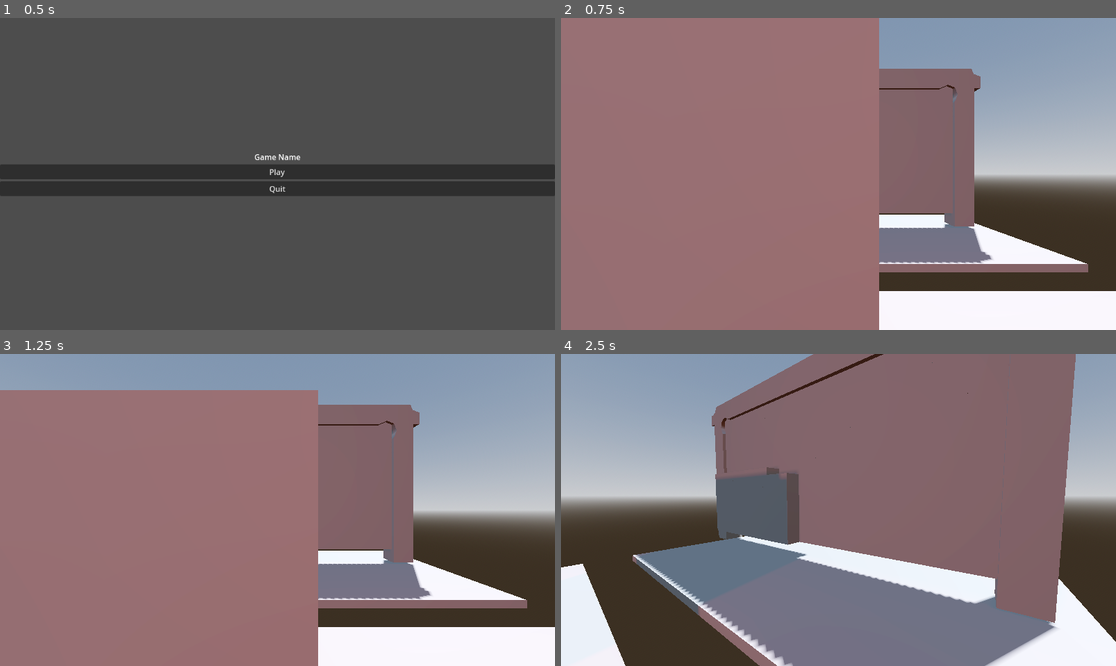
Above: before the commit, frames 1-4 (two rows, left to right).
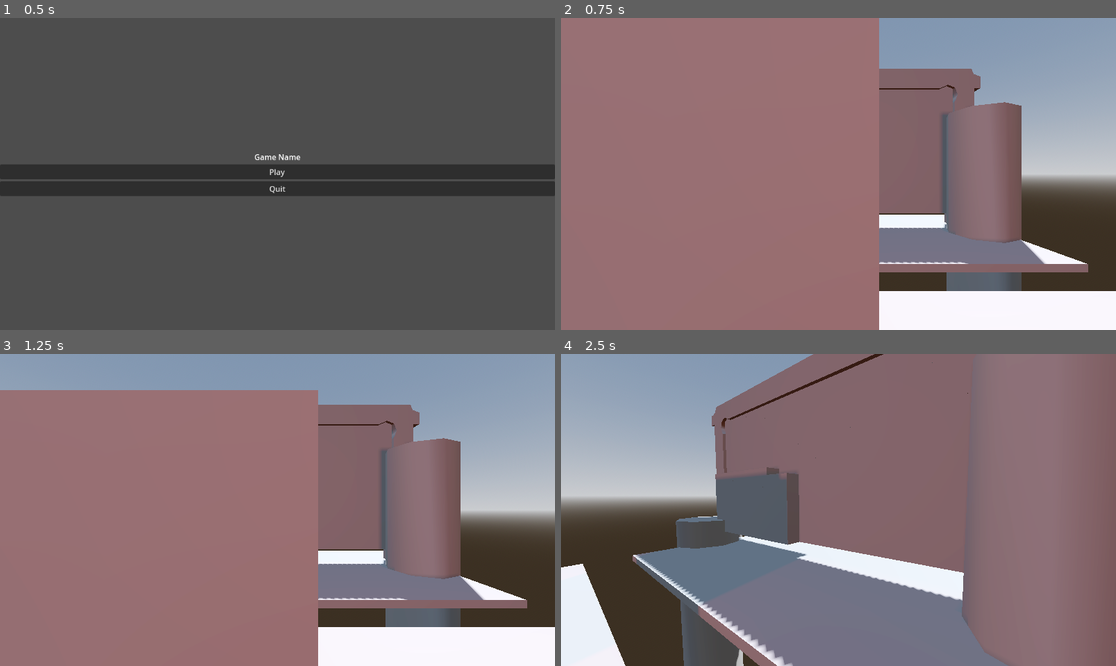
Above: after the commit, the same moments.

Repository: Egrazil/winter-melon-jam-2025
Game: Godot game, scene res://scenes/Main Menu/main menu.tscn
Same seed, same stepped clock (60 frames per second), same inputs: the game is played once before the commit and once after it.
Inputs (mouse positions are in pixels of both pictures, inside the frame that each line leads up to):
- Up to frame 1 (0.5 s): no input
- Up to frame 2 (0.75 s): click "Play" at 0.5 s
- Up to frame 3 (1.25 s): no input
- Up to frame 4 (2.5 s): tap Enter at 1.25 s; move the mouse to (960, 494) at 1.27 s; hold Right (moveRight) 1.28-2.03 s; hold Q 1.28-2.03 s; click (960, 494) at 1.42 s; tap Space (jump) at 1.52, 2.27 s; move the mouse to (810, 510) at 2.02 s; hold Up (moveUp) from 2.03 s (still down); tap Q at 2.1 s

Frame 1 is identical in both runs. In frame 2, 5.6% of the frame differs, in the area x 68-88%, y 26-88%; in frame 3, 5.6%; in frame 4, 14%, in the area x 20-100%, y 0-100%.

Commit message:
add pillars

Diff:
--- a/scenes/levels/Lights and moving.tscn
+++ b/scenes/levels/Lights and moving.tscn
@@ -274,3 +274,13 @@
 [node name="CSGCylinder3D" type="CSGCylinder3D" parent="layout/r piller/CSGCombiner3D6"]
 transform = Transform3D(1, 0, 0, 0, -4.371139e-08, -1, 0, 1, -4.371139e-08, 2.1999998, 4.4529614, -5.2)
 radius = 0.3
+
+[node name="CSGCylinder3D" type="CSGCylinder3D" parent="layout"]
+transform = Transform3D(1, 0, 0, 0, 1, 0, 0, 0, 1, -7, -2.7, -4.4)
+radius = 1.0
+height = 6.0
+
+[node name="CSGCylinder3D2" type="CSGCylinder3D" parent="layout"]
+transform = Transform3D(1, 0, 0, 0, 1, 0, 0, 0, 1, 1.9000006, 0.099999905, -4.4)
+radius = 0.90000004
+height = 5.6000004
